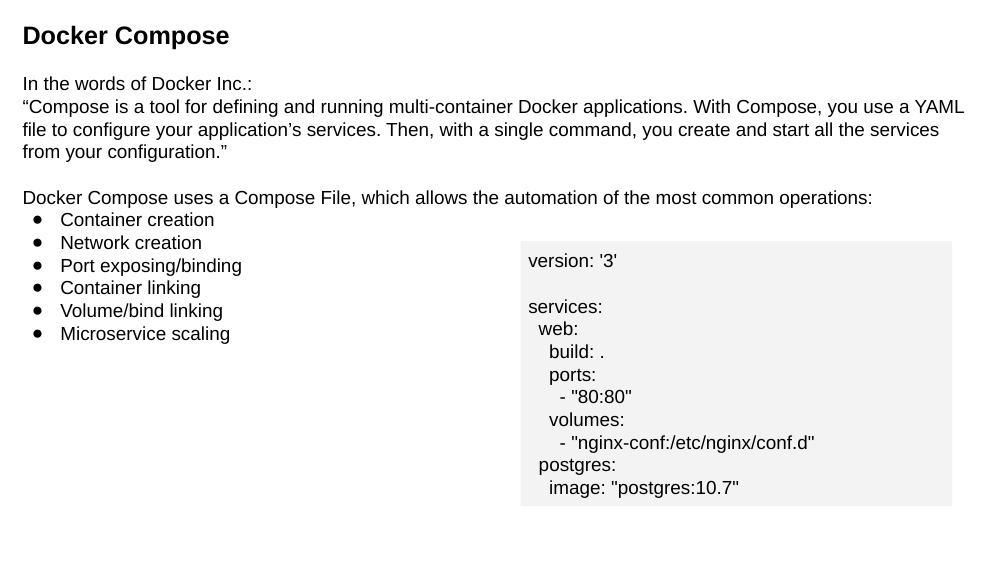
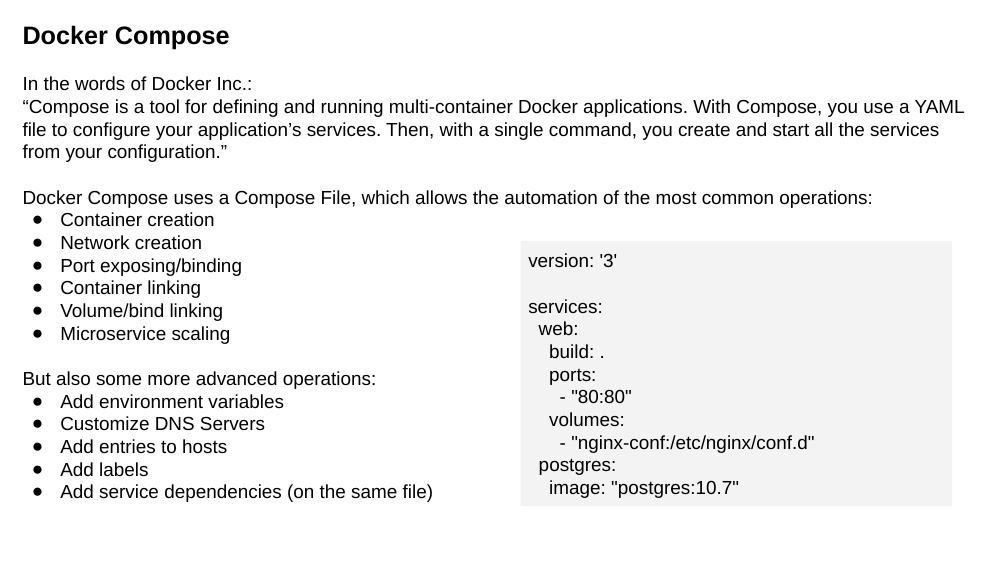
Before and after one commit to luisnabais-courses/course_docker, a slide deck: slide 27 of slides/02_intermediate_course_slides.pptx. Drawn at 1008x567 pixels with LibreOffice and Linux fonts; fonts in the diff are those of the drawing; background and template pictures are left out. Boxes give left, top, right and bottom in pixels: in the first picture for what was removed or moved away, otherwise in the second. Text is boxed around its words. In the diff, an @@ line names an element or a change of style, - is before the commit and + after.

Commit message:
Updated slides to last version

```diff
--- a/slides/02_intermediate_course_slides.pptx
+++ b/slides/02_intermediate_course_slides.pptx
@@ text at [23,371,433,502]: paragraphs added @@
+But also some more advanced operations:
+● Add environment variables
+● Customize DNS Servers
+● Add entries to hosts
+● Add labels
+● Add service dependencies (on the same file)
```
Also in this commit, not shown: 1 other slide changed, 1 slide added, 1 other file.
